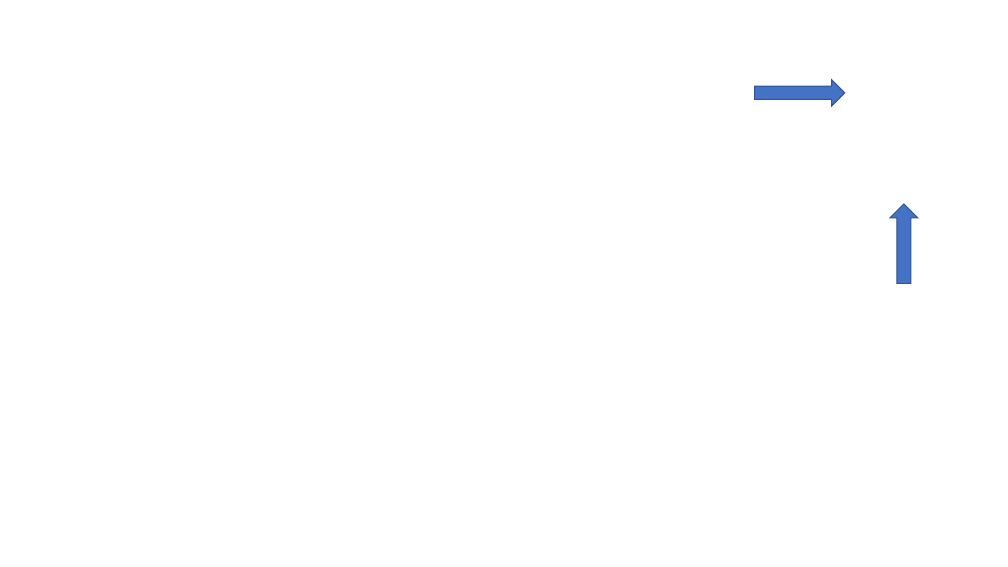
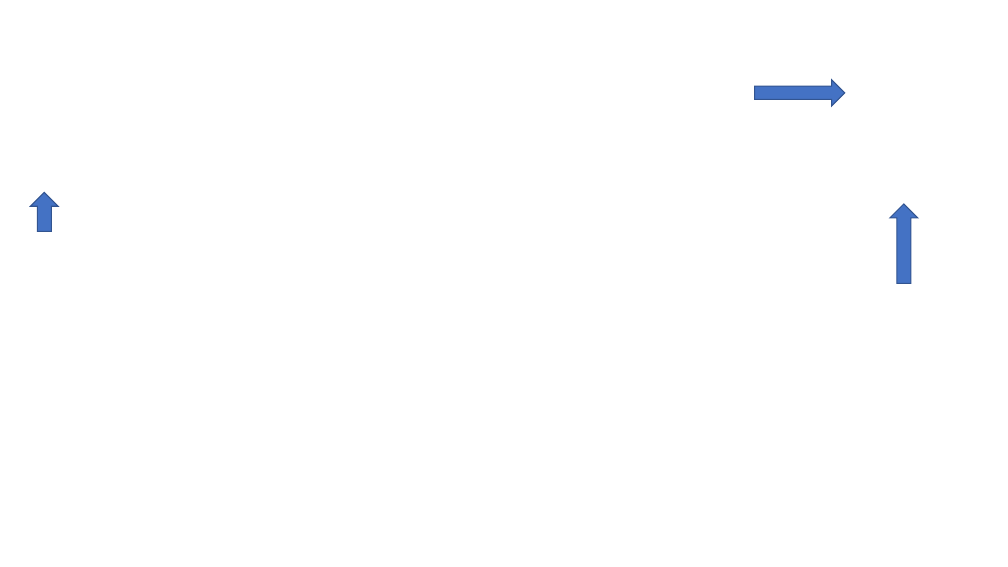
Before and after one commit to babatudor/PSSC-2019, a slide deck: slide 7 of LAB4/RabbitMQ - Message Queue.pptx. Drawn at 1008x567 pixels with LibreOffice and Linux fonts; fonts in the diff are those of the drawing; background and template pictures are left out. Boxes give left, top, right and bottom in pixels: in the first picture for what was removed or moved away, otherwise in the second. Text is boxed around its words. In the diff, an @@ line names an element or a change of style, - is before the commit and + after.

Commit message:
[LAB4] Updated slides

```diff
--- a/LAB4/RabbitMQ - Message Queue.pptx
+++ b/LAB4/RabbitMQ - Message Queue.pptx
@@ up arrow added at [30, 192, 58, 231], fill #4472C4, outline #325491 1 pt @@
```
Also in this commit, not shown: 1 other slide changed, 1 slide added.
